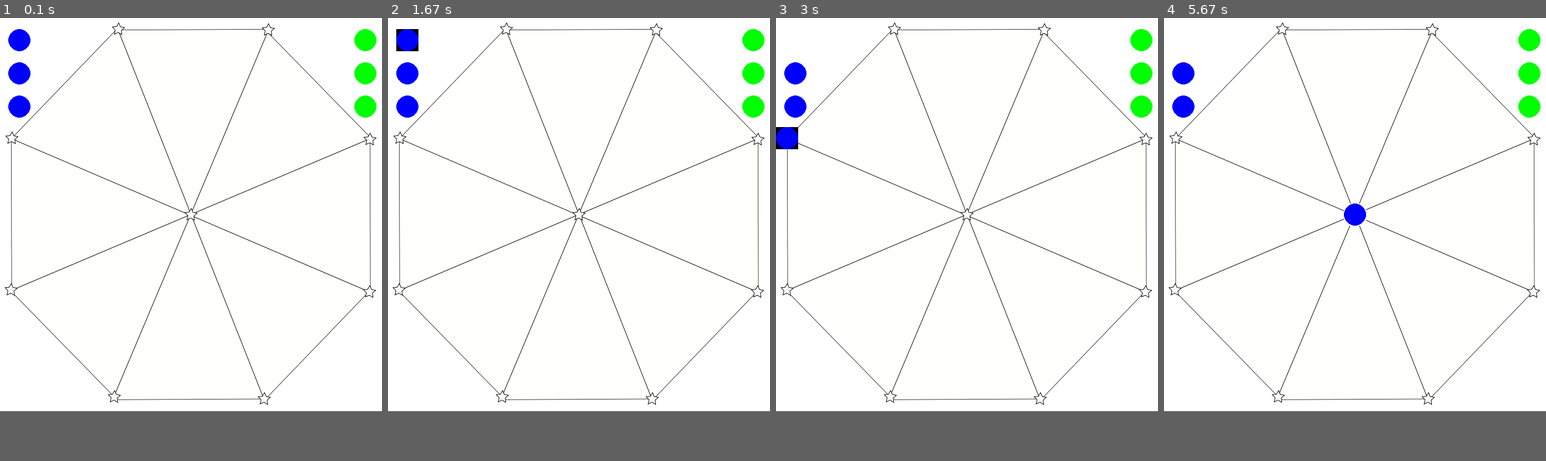
Above: before the commit, frames 1-4 (left to right).
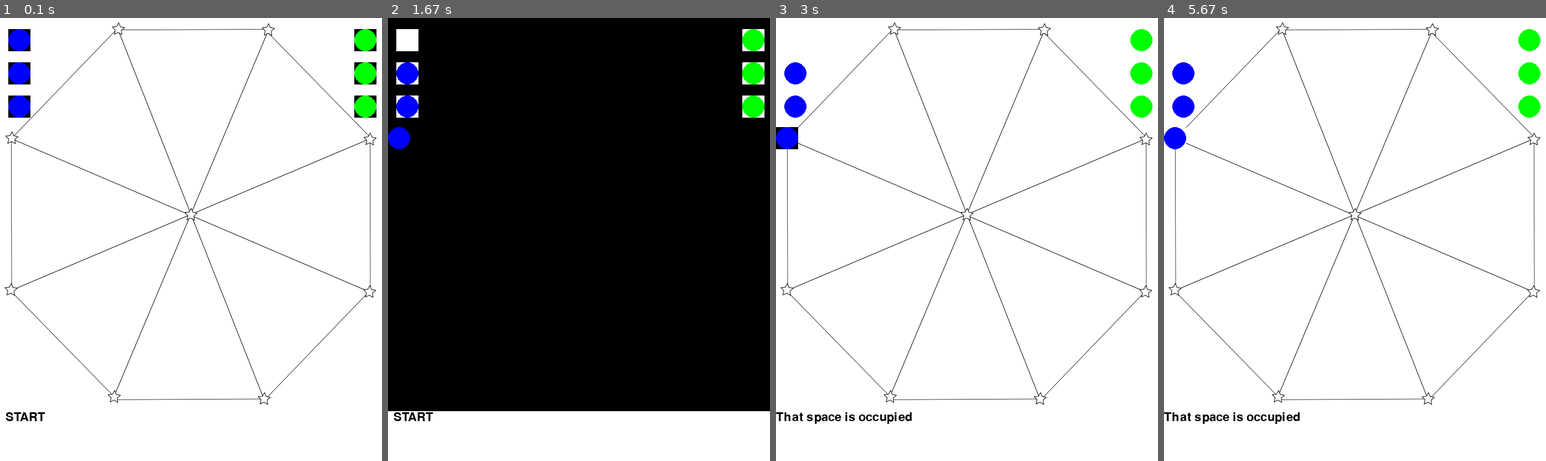
Above: after the commit, the same moments.

Repository: sydneyweidman/pygametest
Game: pygame game, started from game.py
Same seed, same stepped clock (60 frames per second), same inputs: the game is played once before the commit and once after it. The source is Python 2; it was converted automatically to run under Python 3.
Inputs (mouse positions are in pixels of both pictures, inside the frame that each line leads up to):
- Up to frame 1 (0.1 s): no input
- Up to frame 2 (1.67 s): tap 1 at 0.33, 1.07, 1.53 s; tap S at 0.67 s; hold R from 1.47 s (still down)
- Up to frame 3 (3 s): release R at 1.93 s; tap 1 at 2.03, 2.53, 2.87 s; hold N 2.47-2.77 s; tap 0 at 2.62 s
- Up to frame 4 (5.67 s): hold P 3.13-3.6 s; tap 1 at 3.2, 4.1, 5.17, 5.5 s; tap S at 3.28 s; move the mouse to (1454, 199) at 3.63 s; click (1454, 199) at 3.77 s; tap 0 at 5.25 s; hold Esc from 5.43 s (still down)
In our replay, the window is 690x710 before the commit and 690x800 after it. These sizes can differ from the game's own. Grey fills any space a smaller window leaves; there, only what the larger window draws over its background counts as a difference.

The runs differ from the first frame. In frame 1, 0.5% of the frame differs, in the area x 1-99%, y 2-91%; in frame 2, 87%, in the area x 0-100%, y 0-91%; in frame 3, 0.3%; in frame 4, 0.8%.

Commit message:
Added rudimentary message display mechanism

Diff:
--- a/game.py
+++ b/game.py
@@ -2,140 +2,75 @@
 import sys
 import pygame
 from pygame.locals import QUIT, KEYDOWN, MOUSEBUTTONDOWN
-from pygame.locals import K_n, K_q, K_s, K_p
-from mapdata import HOME, stars, BLUE, GREEN
+from pygame.locals import K_n, K_q, K_r, K_s, K_p, K_ESCAPE
+from pygame.locals import K_0, K_1, K_2, K_3, K_4, K_5, K_6, K_7, K_8
+from mapdata import stars, ring, tokens, BLUE, GREEN, BLACK, WHITE, COLOR_VALUE, STATE
 
 parser = optparse.OptionParser()
 
-WINDOW = pygame.Rect(0, 0, 690, 710)
+H = 800
+W = 690
+H_BGND = 710
+H_MSG = 90
+
+TOKEN_SIZE = 40
+SLOT_SIZE = 20
+FONT_SIZE = 32
+
+NUMKEYS = [K_0, K_1, K_2, K_3, K_4, K_5, K_6, K_7, K_8]
+
 
 class Slot(pygame.Rect):
-
-    def __init__(self, stype, top, left, width=40, height=40, nextslot=None, prevslot=None, ctrslot=None, token=None):
+    def __init__(self, top, left, width=SLOT_SIZE, height=SLOT_SIZE,
+                 nextslot=None, prevslot=None, ctrslot=None, token=None):
         super(Slot, self).__init__((top, left, width, height))
-        self.stype = stype
         self.nextslot = nextslot
         self.prevslot = prevslot
         self.ctrslot = ctrslot
         self.token = token
 
-class GameBoard(object):
-    """A game board
-    """
-
-    def __init__(self, mode=(690,710)):
-        """Create and initialize the game board
-        """
-        self.screen = pygame.display.set_mode(mode)
-        self.background = pygame.image.load('images/board.png').convert()
+
+class Board(object):
+    """a collection of spaces through which a token can move"""
+
+    def __init__(self):
         self.slots = []
-        self.tokens = {}
         self._setup_slots()
-        self._setup_tokens()
-        self.current_color = BLUE
-        self.active_token = self.tokens[self.current_color].sprites()[0]
-        self.active_token.selected = True
-        self.current_slot = self.slots[0]
 
     def _setup_slots(self):
-        for s in stars:
-            if s != 'center':
-                self.slots.append(Slot('ring', *stars[s][0]))
-            else:
-                self.slots.append(Slot('center', *stars['center'][0]))
+        center = Slot(*stars['center'])
+        self.slots.append(center)
+        for s in ring:
+            self.slots.append(Slot(*stars[s]))
         for idx, slot in enumerate(self.slots):
-            slot.nextslot = self.slots[(idx + 1) % 8]
-            slot.prevslot = self.slots[(idx - 1) % 8]
-
-    def _setup_tokens(self):
-        # set up tokens
-        for color in HOME:
-            self.tokens[color] = pygame.sprite.Group()
-            for tokenpos in HOME[color]:
-                token = Token(self.screen, color, tokenpos)
-                self.tokens[color].add(token)
-
-    def onKeyDown(self, event):
-        """Handle keyboard events"""
-        if event.key == K_s:
-            print "Starting game"
-            return
-        if event.key == K_n:
-            if self.current_slot.nextslot.token:
-                print "That space is occupied"
-                return
-            self.current_slot = self.current_slot.nextslot
-            self.screen.blit(self.background, (0,0))
-            self.active_token.move((self.current_slot.x, self.current_slot.y))
-            self.active_token.draw()
-            return
-        if event.key == K_p:
-            if self.current_slot.prevslot.token:
-                print "That space is occupied"
-                return
-            self.current_slot = self.current_slot.prevslot
-            self.screen.blit(self.background, (0,0))
-            self.active_token.move((self.current_slot.x, self.current_slot.y))
-            self.active_token.draw()
-            return
-        if event.key == K_q:
-            self.onQuit(event)
-
-    def onMouseButtonDown(self, event):
-        """Handle mouse events"""
-        print "Click: %s" % (event.pos,)
-        # if a token has been selected previously, move it to the destination of the click
-        # as long as the spot is not occupied
-        if self.active_token:
-            if self.active_token.selected:
-                self.active_token.selected = False
-            for slot in self.slots:
-                print "Slot %s" % slot
-                if slot.collidepoint(event.pos):
-                    print "Hit slot"
-                    if slot.token:
-                        print "That space is occupied"
-                        return
-                    self.active_token.move((slot.x, slot.y))
-                    slot.token = self.active_token
-                    self.active_token.selected = False
-                    self.active_token = None
-                    break
-        else:
-            for color in HOME:
-                for token in self.tokens[color]:
-                    if token.rect.collidepoint(event.pos):
-                        print "hit"
-                        self.active_token = token
-                        token.selected = True
-        return
-
-    def onQuit(self, event):
-        sys.exit()
+            slot.nextslot = self.slots[(idx + 1) % len(self.slots)]
+            slot.prevslot = self.slots[(idx - 1) % len(self.slots)]
+            slot.ctrslot = center
+
 
 class Token(pygame.sprite.Sprite):
     """A peg in the board. 3 Tokens are placed on the board at the beginning of the game.
     """
-    radius = 20
+    radius = int(TOKEN_SIZE / 2.0)
 
     def __init__(self, screen, color, pos):
         """
         """
         pygame.sprite.Sprite.__init__(self)
-        self.image = pygame.Surface((40, 40))
+        self.image = pygame.Surface((TOKEN_SIZE, TOKEN_SIZE))
         self.screen = screen
         self.pos = pos
         self.color = color
         self.selected = False
         self.rect = pygame.draw.circle(self.screen, self.color, self.pos, self.radius, 0)
-        self.image.fill((255,255,255,255))
+        self.screen.blit(self.image, self.rect)
 
     def _draw(self):
+        if self.selected:
+            self.image.fill(BLACK)
+        else:
+            self.image.fill(WHITE)
         self.rect = pygame.draw.circle(self.screen, self.color, self.pos, self.radius, 0)
-        if self.selected:
-            self.image.fill((0, 0, 0, 0))
-        else:
-            self.image.fill((255, 255, 255, 255))
 
     def draw(self):
         self._draw()
@@ -148,6 +83,131 @@
         """
         self.pos = to_slot
         self.rect = to_slot
+
+
+class Game(object):
+    """A game board
+    """
+
+    def __init__(self, mode=(W, H)):
+        """Create and initialize the game board
+        """
+        self.screen = pygame.display.set_mode(mode)
+        self.background = pygame.image.load('images/board.png').convert()
+        self.tokens = {}
+        self.board = Board()
+        self.state = STATE['start']
+        self._setup_messagebar()
+        self.tokens = pygame.sprite.LayeredUpdates()
+        self._setup_tokens()
+        self.active_token = self.tokens.get_sprite(0)
+        self.current_slot = self.board.slots[0]
+        self.current_color = BLUE
+        self.active_token.selected = True
+
+    def _setup_messagebar(self):
+        self.msgsrc = pygame.font.SysFont(None, FONT_SIZE)
+        self.msgdest = pygame.Surface((W, H_MSG))
+        self.msgdest.fill(WHITE)
+        self.surf = self.msgsrc.render("START", True, BLACK)
+        self.msgdest.blit(self.surf, (10, 0))
+        self.screen.blit(self.msgdest, (0, H_BGND))
+
+    def _setup_tokens(self):
+        # set up tokens
+        for t in tokens:
+            token = Token(self.screen, COLOR_VALUE[t[0]], t[1])
+            self.tokens.add(token)
+
+    def msg(self, text):
+        print text
+        self.msgdest.fill(WHITE)
+        s = self.msgsrc.render(text, True, BLACK)
+        self.msgdest.blit(s, (0, 0))
+        self.screen.blit(self.msgdest, (0, H_BGND))
+        pygame.display.flip()
+
+    def token_select(self, token):
+        """Put token in the selected state"""
+        token.selected = True
+
+    def token_move(self, token, to_slot):
+        """Move token to to_slot"""
+        token.move(to_slot)
+
+    def on_key_down(self, event):
+        """Handle keyboard events"""
+        if event.key == K_r:
+            self.msg("Restarting")
+            self.__init__()
+
+        if event.key == K_s:
+            self.msg("Starting game")
+            return
+        if event.key in NUMKEYS:
+            to_slot = self.board.slots[NUMKEYS.index(event.key)]
+            tlist = [i for i in self.tokens.sprites() if i.color == self.current_color]
+            if to_slot.collidelist(tlist) != -1:
+                self.msg("That space is occupied")
+                return
+            self.active_token.move((to_slot.x, to_slot.y))
+            self.active_token.draw()
+            return
+        if event.key == K_n:
+            if self.current_slot.nextslot.token:
+                self.msg("That space is occupied")
+                return
+            self.current_slot = self.current_slot.nextslot
+            self.screen.blit(self.background, (0, 0))
+            self.active_token.move((self.current_slot.x, self.current_slot.y))
+            self.active_token.draw()
+            return
+        if event.key == K_p:
+            if self.current_slot.prevslot.token:
+                self.msg("That space is occupied")
+                return
+            self.current_slot = self.current_slot.prevslot
+            self.screen.blit(self.background, (0, 0))
+            self.active_token.move((self.current_slot.x, self.current_slot.y))
+            self.active_token.draw()
+            return
+        if event.key == K_ESCAPE:
+            self.active_token.selected = False
+        if event.key == K_q:
+            self.on_quit()
+
+    def on_mousebutton_down(self, event):
+        """Handle mouse events"""
+        print "Click: %s" % (event.pos,)
+        # if a token has been selected previously, move it to the destination of the click
+        # as long as the spot is not occupied
+        hits = self.tokens.get_sprites_at(event.pos)
+        if self.active_token.selected:
+            if len(hits) == 1:
+                if hits[0] is self.active_token:
+                    self.msg("To deselect a token, press the ESCAPE key")
+                    return
+                else:
+                    self.msg("That space is occupied")
+                    return
+            elif len(hits) == 0:
+                s = pygame.Rect((event.pos[0], event.pos[1], 20, 20))
+                hit = s.collidelist(self.board.slots)
+                if hit != -1:
+                    self.active_token.selected = False
+                    self.active_token.move((self.board.slots[hit].x, self.board.slots[hit].y))
+                    if self.current_color == BLUE:
+                        self.current_color = GREEN
+                    else:
+                        self.current_color = BLUE
+        else:
+            if len(hits) == 1:
+                self.active_token = hits[0]
+                self.active_token.selected = True
+        return
+
+    def on_quit(self):
+        sys.exit()
 
 
 def main(*args, **kwargs):
@@ -157,28 +217,25 @@
     - `*args`:
     - `**kwargs`:
     """
-    print kwargs
     pygame.init()
-    game = GameBoard()
-    active_token = None
+    game = Game()
     screen = game.screen
-    screen.blit(game.background, (0,0))
-    slot = game.slots[0]
+    screen.blit(game.background, (0, 0))
     while 1:
         for event in pygame.event.get():
             if event.type == KEYDOWN:
-                game.onKeyDown(event)
+                game.on_key_down(event)
             if event.type == MOUSEBUTTONDOWN:
-                game.onMouseButtonDown(event)
+                game.on_mousebutton_down(event)
             if event.type == QUIT:
-                game.onQuit(event)
-        for color in HOME:
-            game.tokens[color].clear(game.screen, game.background)
-            game.tokens[color].draw(game.screen)
-            game.tokens[color].update()
-        pygame.display.update()
+                game.on_quit()
+        game.tokens.clear(game.screen, game.background)
+        game.tokens.draw(game.screen)
+        game.tokens.update()
+        pygame.display.flip()
         pygame.time.delay(100)
 
+
 if __name__ == '__main__':
-    (opts, args) = parser.parse_args()
-    sys.exit(main(*args, **opts.__dict__))
+    (opts, cli_args) = parser.parse_args()
+    sys.exit(main(*cli_args, **opts.__dict__))
--- a/mapdata.py
+++ b/mapdata.py
@@ -1,8 +1,15 @@
 import pygame
-from pygame.locals import *
+
+STATE = {'start':  0,
+         'setup':  1,
+         'battle': 2,
+         'end':    3,
+         }
 
 GREEN = pygame.color.THECOLORS['green']
 BLUE = pygame.color.THECOLORS['blue']
+WHITE = pygame.color.THECOLORS['white']
+BLACK = pygame.color.THECOLORS['black']
 
 COLOR_NAME = {
     GREEN: 'green',
@@ -15,22 +22,15 @@
 }
 
 stars = {
-    'center':((345, 355), ((20, 217),
-                           (213, 19),
-                           (483, 22),
-                           (666, 217),
-                           (666, 493),
-                           (474, 684),
-                           (205, 681),
-                           (18, 491),)),
-    'one':   ( (20, 217), ( (18, 491), (213,  19),  (345, 355),) ),
-    'two':   ( (213, 19), ( (20, 217), (483,  22),  (345, 355),) ),
-    'three': ( (483, 22), ( (213, 19), (666, 217),  (345, 355),) ),
-    'four':  ( (666, 217),( (483, 22), (666, 493),  (345, 355),) ),
-    'five':  ( (666, 493),( (666, 217),(474, 684),  (345, 355),) ),
-    'six':   ( (474, 684),( (666, 493),(205, 681),  (345, 355),) ),
-    'seven': ( (205, 681),( (474, 684),( 18, 491),  (345, 355),) ),
-    'eight': ( ( 18, 491),( (205, 681),( 20, 217),  (345, 355),) ),
+    'center': (345, 355),
+    'one':    ( 20, 217),
+    'two':    (213,  19),
+    'three':  (483,  22),
+    'four':   (666, 217),
+    'five':   (666, 493),
+    'six':    (474, 684),
+    'seven':  (205, 681),
+    'eight':  ( 18, 491),
 }
 
 ring = 'one two three four five six seven eight'.split()
@@ -44,6 +44,15 @@
           (205, 681),
           ( 18, 491),]
 
+tokens = [
+    ('blue', (35,40)),
+    ('blue', (35, 100)),
+    ('blue', (35, 160)),
+    ('green',(660, 40)),
+    ('green',(660, 100)),
+    ('green',(660, 160)),
+    ]
+
 HOME = {
     BLUE: ((35, 40),
            (35, 100),
